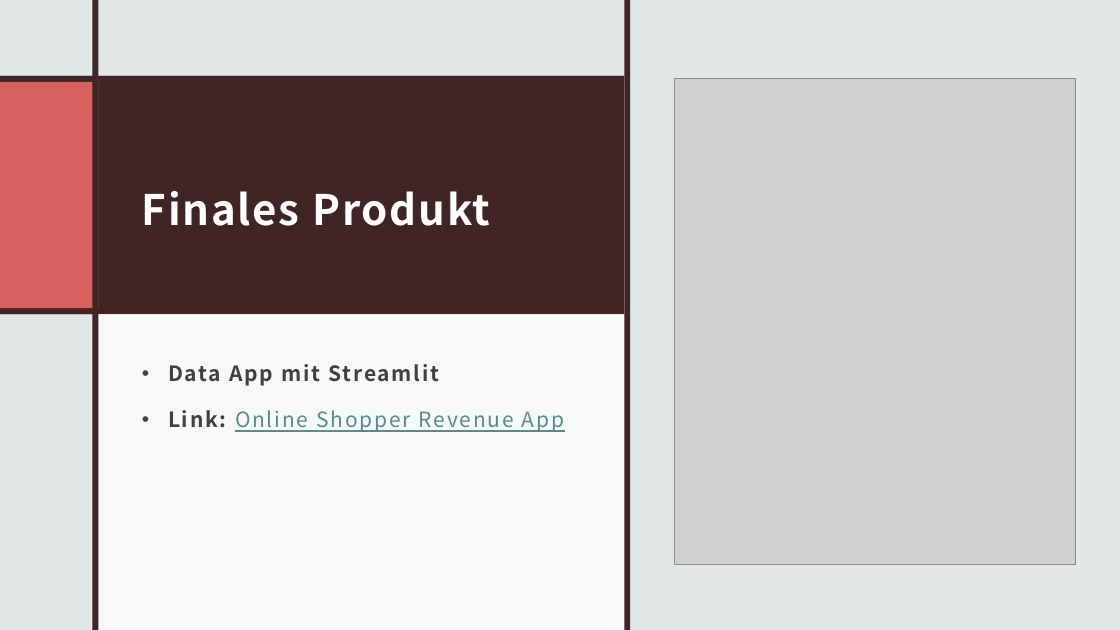
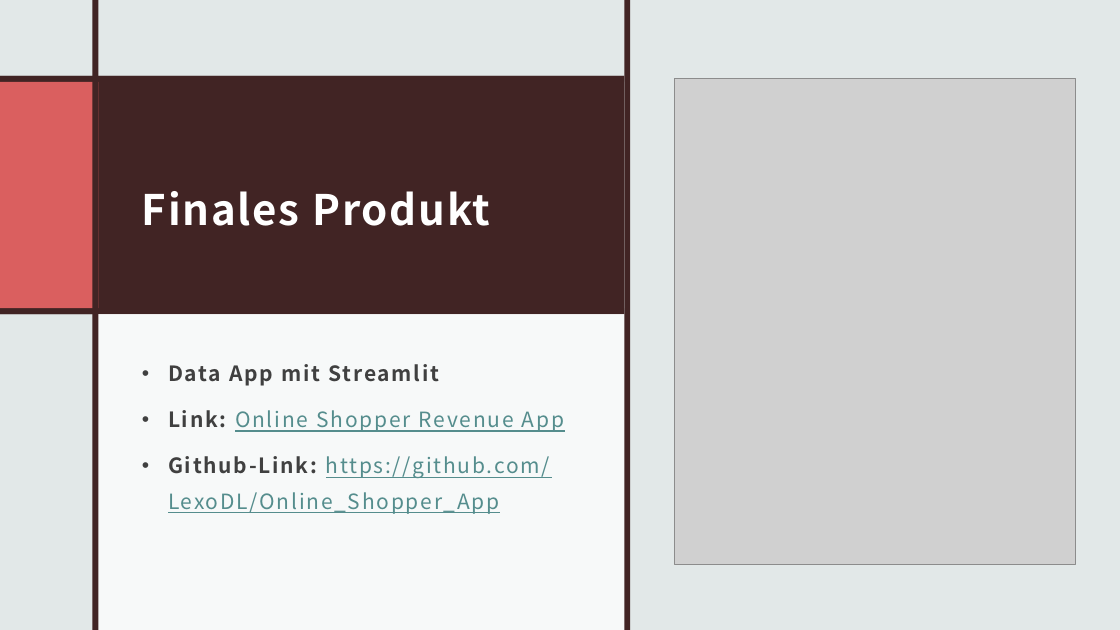
Before and after one commit to LisaKathi/Business-Analytics, a slide deck: slide 6 of Presentation - Business Analytics.pptx. Drawn at 1120x630 pixels with LibreOffice and Linux fonts; fonts in the diff are those of the drawing; grey boxes stand for pictures. Boxes give left, top, right and bottom in pixels: in the first picture for what was removed or moved away, otherwise in the second. Text is boxed around its words. In the diff, an @@ line names an element or a change of style, - is before the commit and + after.

Commit message:
App Link un die config file

```diff
--- a/Presentation - Business Analytics.pptx
+++ b/Presentation - Business Analytics.pptx
@@ text at <box>168,456,550,514</box>: paragraph added @@
+• Github-Link: https://github.com/LexoDL/Online_Shopper_App
```
Also in this commit, not shown: 1 other file.
